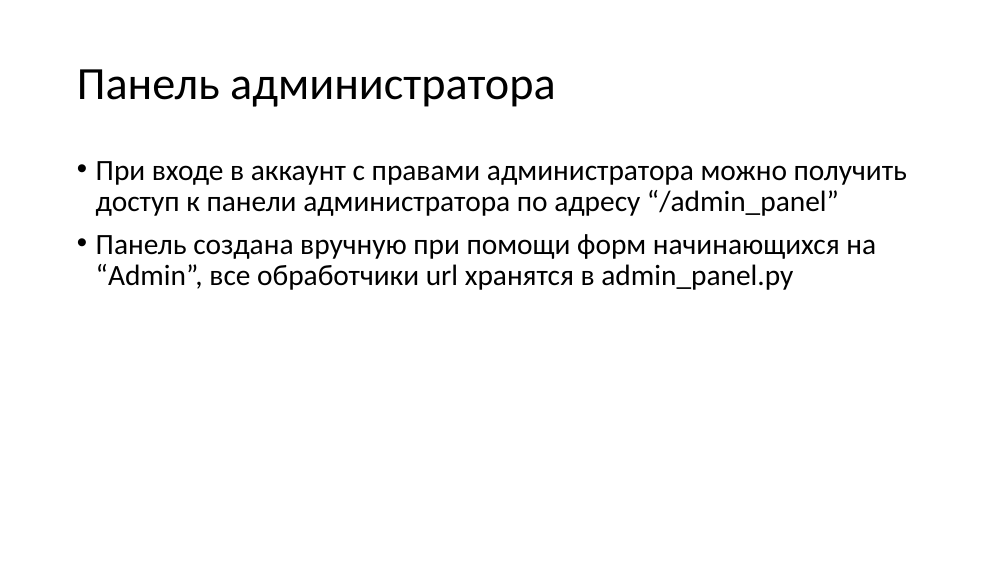
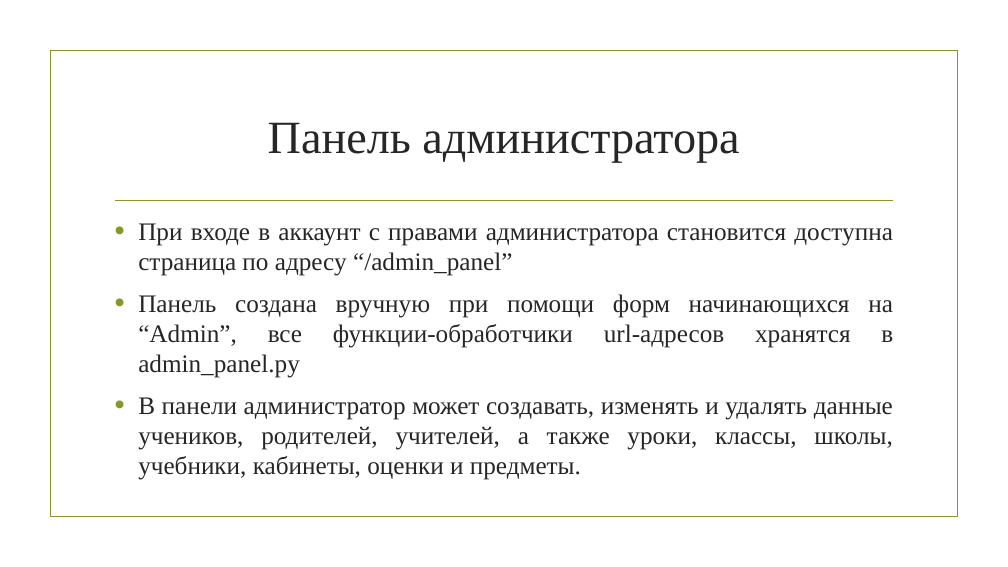
Before and after one commit to CringeCode228/WebSite, a slide deck: slide 5 of Электронный дневник.pptx. Drawn at 1008x567 pixels with LibreOffice and Linux fonts; fonts in the diff are those of the drawing; background and template pictures are left out. Boxes give left, top, right and bottom in pixels: in the first picture for what was removed or moved away, otherwise in the second. Text is boxed around its words. In the diff, an @@ line names an element or a change of style, - is before the commit and + after.

```diff
--- a/Электронный дневник.pptx
+++ b/Электронный дневник.pptx
@@ rectangle added at [50,51,957,517], outline #83992A 1.25 pt @@
@@ title "Панель администратора": place and size @@
-title "Панель администратора" at [77,69,555,107]
+title "Панель администратора" at [268,122,739,162]
@@ title "Панель администратора" at [268,122,739,162]: font Calibri to Times New Roman, text colour #000000 to #262626; alignment left to centre; line spacing 0.9 to 1 @@
@@ line added from (116, 200) to (893, 200), #83992A 1.25 pt @@
@@ text at [138,223,893,480]: text changed; size 28 to 24 pt; font Calibri to Times New Roman; text colour #000000 to #262626 @@
-• При входе в аккаунт с правами администратора можно получить доступ к панели администратора по адресу “/admin_panel”
-• Панель создана вручную при помощи форм начинающихся на “Admin”, все обработчики url хранятся в admin_panel.py
+• При входе в аккаунт с правами администратора становится доступна страница по адресу “/admin_panel”
+• Панель создана вручную при помощи форм начинающихся на “Admin”, все функции-обработчики url-адресов хранятся в admin_panel.py
+• В панели администратор может создавать, изменять и удалять данные учеников, родителей, учителей, а также уроки, классы, школы, учебники, кабинеты, оценки и предметы.
```
Also in this commit, not shown: 7 other slides changed, 3 slides added, 1 slide removed, 2 other files.
